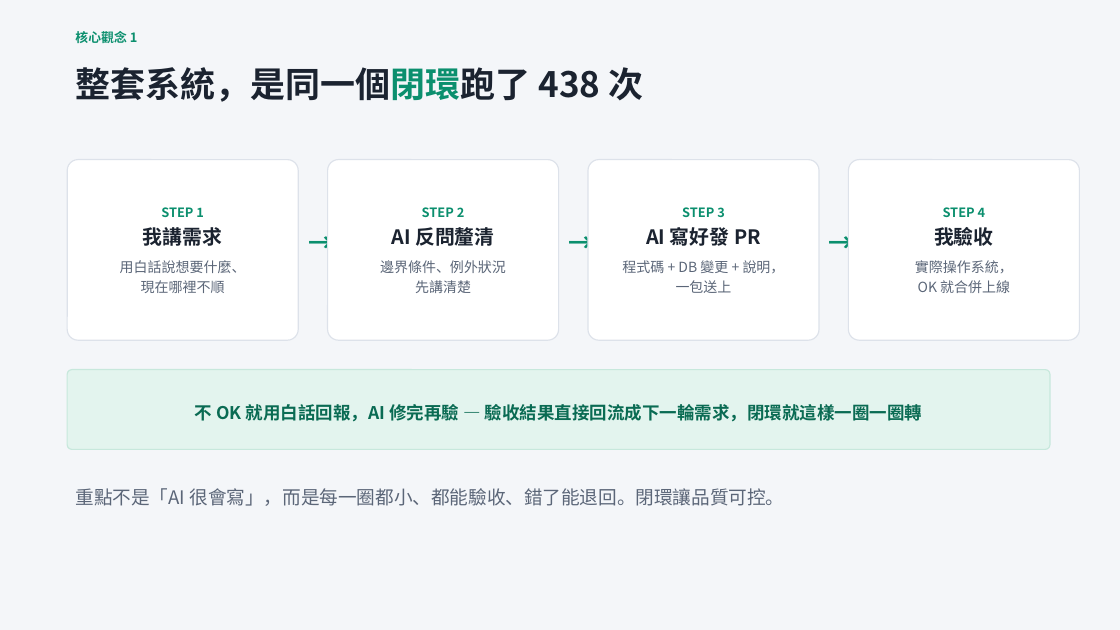
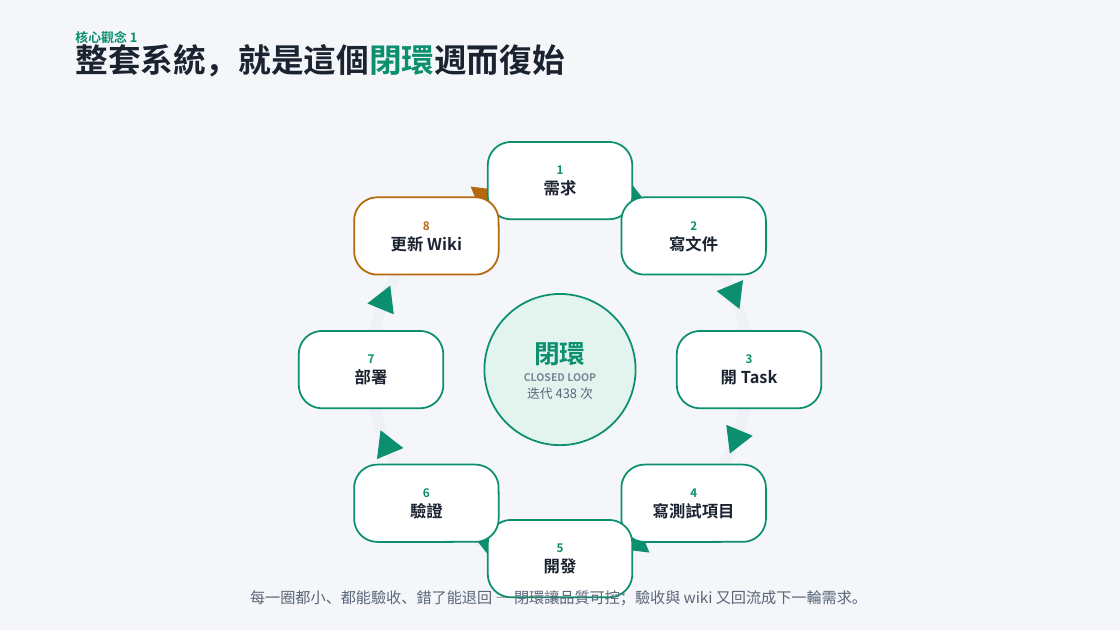
Before and after one commit to lt-foods/new_erp, a slide deck: slide 4 of docs/簡報-AI零程式碼開發ERP分享.pptx. Drawn at 1120x630 pixels with LibreOffice and Linux fonts; fonts in the diff are those of the drawing. Boxes give left, top, right and bottom in pixels: in the first picture for what was removed or moved away, otherwise in the second. Text is boxed around its words. In the diff, an @@ line names an element or a change of style, - is before the commit and + after.

```diff
--- a/docs/簡報-AI零程式碼開發ERP分享.pptx
+++ b/docs/簡報-AI零程式碼開發ERP分享.pptx
@@ text at (75, 38, 564, 77): text changed; size 30 to 28 pt @@
-整套系統，是同一個閉環跑了 438 次
+整套系統，就是這個閉環週而復始
@@ rounded rectangle added at (488, 142, 633, 219), fill #FFFFFF, outline #0B8F6E 1.5 pt, 14 pt, text #1B2330, bold @@
+1
+需求
@@ rounded rectangle removed at (67, 160, 298, 340) @@
-STEP 1
-我講需求
-用白話說想要什麼、
-現在哪裡不順
@@ rounded rectangle removed at (328, 160, 559, 340) @@
-STEP 2
-AI 反問釐清
-邊界條件、例外狀況
-先講清楚
@@ triangle added at (471, 177, 505, 213), fill #B4690E @@
@@ rounded rectangle removed at (588, 160, 819, 340) @@
-STEP 3
-AI 寫好發 PR
-程式碼 + DB 變更 + 說明，
-一包送上
@@ triangle added at (616, 177, 650, 213), fill #0B8F6E @@
@@ rounded rectangle removed at (849, 160, 1080, 340) @@
-STEP 4
-我驗收
-實際操作系統，
-OK 就合併上線
@@ rounded rectangle added at (355, 197, 499, 275), fill #FFFFFF, outline #B4690E 1.5 pt, 14 pt, text #1B2330, bold @@
+8
+更新 Wiki
@@ ellipse added at (371, 181, 749, 559), outline #EEF1F6 9 pt @@
@@ rounded rectangle added at (622, 197, 766, 275), fill #FFFFFF, outline #0B8F6E 1.5 pt, 14 pt, text #1B2330, bold @@
+2
+寫文件
@@ text removed at (300, 223, 328, 273) @@
-→
@@ text removed at (560, 223, 588, 273) @@
-→
@@ text removed at (821, 223, 849, 273) @@
-→
@@ triangle added at (368, 280, 404, 315), fill #0B8F6E @@
@@ ellipse added at (485, 294, 636, 445), fill #E3F4EE, outline #0B8F6E 1.5 pt, 9 pt, text #7B8597, bold @@
+閉環
+CLOSED LOOP
+迭代 438 次
@@ triangle added at (717, 280, 753, 315), fill #0B8F6E @@
@@ rounded rectangle added at (299, 331, 444, 408), fill #FFFFFF, outline #0B8F6E 1.5 pt, 14 pt, text #1B2330, bold @@
+7
+部署
@@ rounded rectangle added at (677, 331, 822, 408), fill #FFFFFF, outline #0B8F6E 1.5 pt, 14 pt, text #1B2330, bold @@
+3
+開 Task
@@ rounded rectangle removed at (67, 370, 1050, 450) @@
-不 OK 就用白話回報，AI 修完再驗 — 驗收結果直接回流成下一輪需求，閉環就這樣一圈一圈轉
@@ triangle added at (368, 425, 404, 459), fill #0B8F6E @@
@@ triangle added at (717, 425, 753, 459), fill #0B8F6E @@
@@ rounded rectangle added at (355, 465, 499, 542), fill #FFFFFF, outline #0B8F6E 1.5 pt, 14 pt, text #1B2330, bold @@
+6
+驗證
@@ rounded rectangle added at (622, 465, 766, 542), fill #FFFFFF, outline #0B8F6E 1.5 pt, 14 pt, text #1B2330, bold @@
+4
+寫測試項目
@@ triangle added at (471, 526, 505, 562), fill #0B8F6E @@
@@ rounded rectangle added at (488, 520, 633, 597), fill #FFFFFF, outline #0B8F6E 1.5 pt, 14 pt, text #1B2330, bold @@
+5
+開發
@@ triangle added at (616, 526, 650, 562), fill #0B8F6E @@
@@ text at (250, 587, 867, 605): text changed; size 16 to 13 pt @@
-重點不是「AI 很會寫」，而是每一圈都小、都能驗收、錯了能退回。閉環讓品質可控。
+每一圈都小、都能驗收、錯了能退回 — 閉環讓品質可控；驗收與 wiki 又回流成下一輪需求。
```
Also in this commit, not shown: 1 other file.
